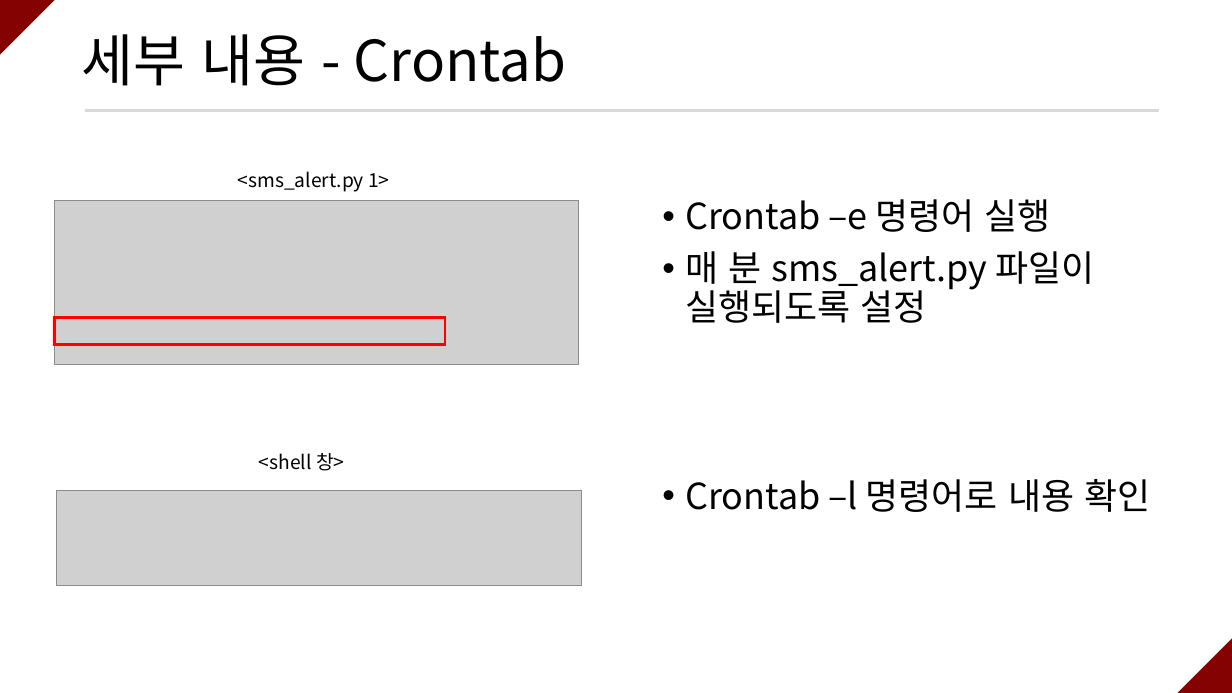
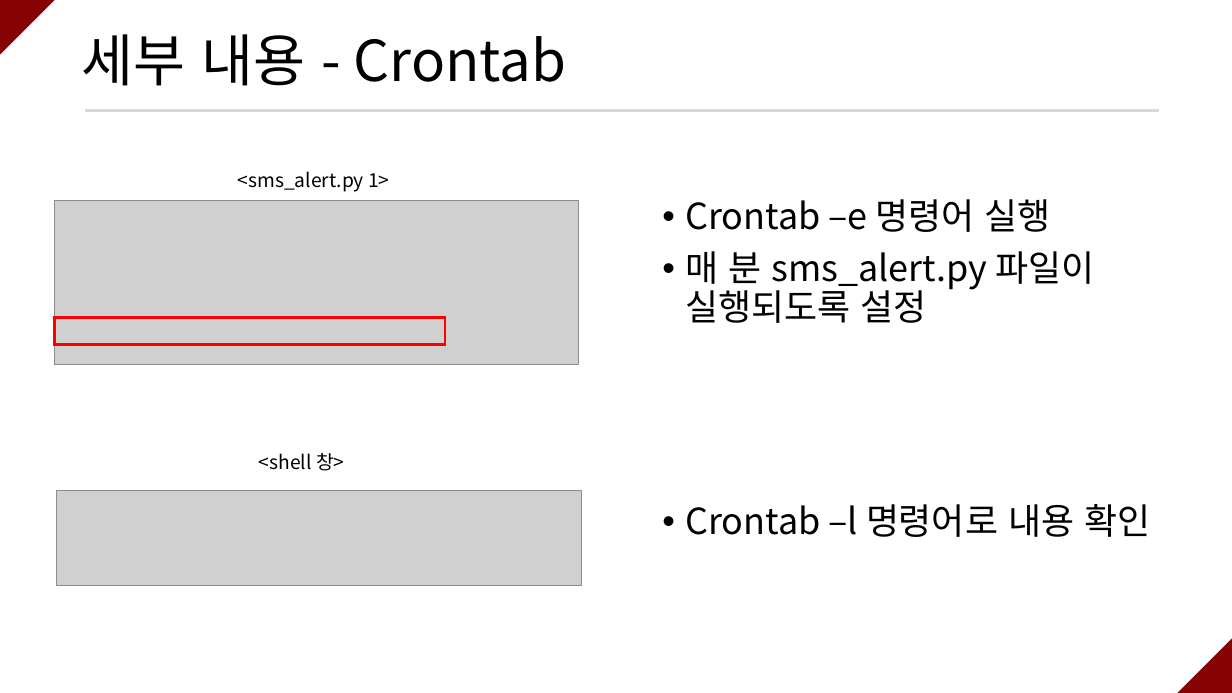
Before and after one commit to ramieeee/self_learning, a slide deck: slide 16 of semi_projects/보안탐지 및 SMS 알람/연람희_보안탐지 및 SMS 알람.pptx (slide 15 before the commit). Drawn at 1232x693 pixels with LibreOffice and Linux fonts; fonts in the diff are those of the drawing; grey boxes stand for pictures. Boxes give left, top, right and bottom in pixels: in the first picture for what was removed or moved away, otherwise in the second. Text is boxed around its words. In the diff, an @@ line names an element or a change of style, - is before the commit and + after.

```diff
--- a/semi_projects/보안탐지 및 SMS 알람/연람희_보안탐지 및 SMS 알람.pptx
+++ b/semi_projects/보안탐지 및 SMS 알람/연람희_보안탐지 및 SMS 알람.pptx
@@ text "Crontab –l 명령어로 내용 확인": place and size @@
-text "Crontab –l 명령어로 내용 확인" at [685,479,1150,512]
+text "Crontab –l 명령어로 내용 확인" at [685,504,1150,537]
```
Also in this commit, not shown: 5 other slides changed, 1 slide added, 3 other files.
